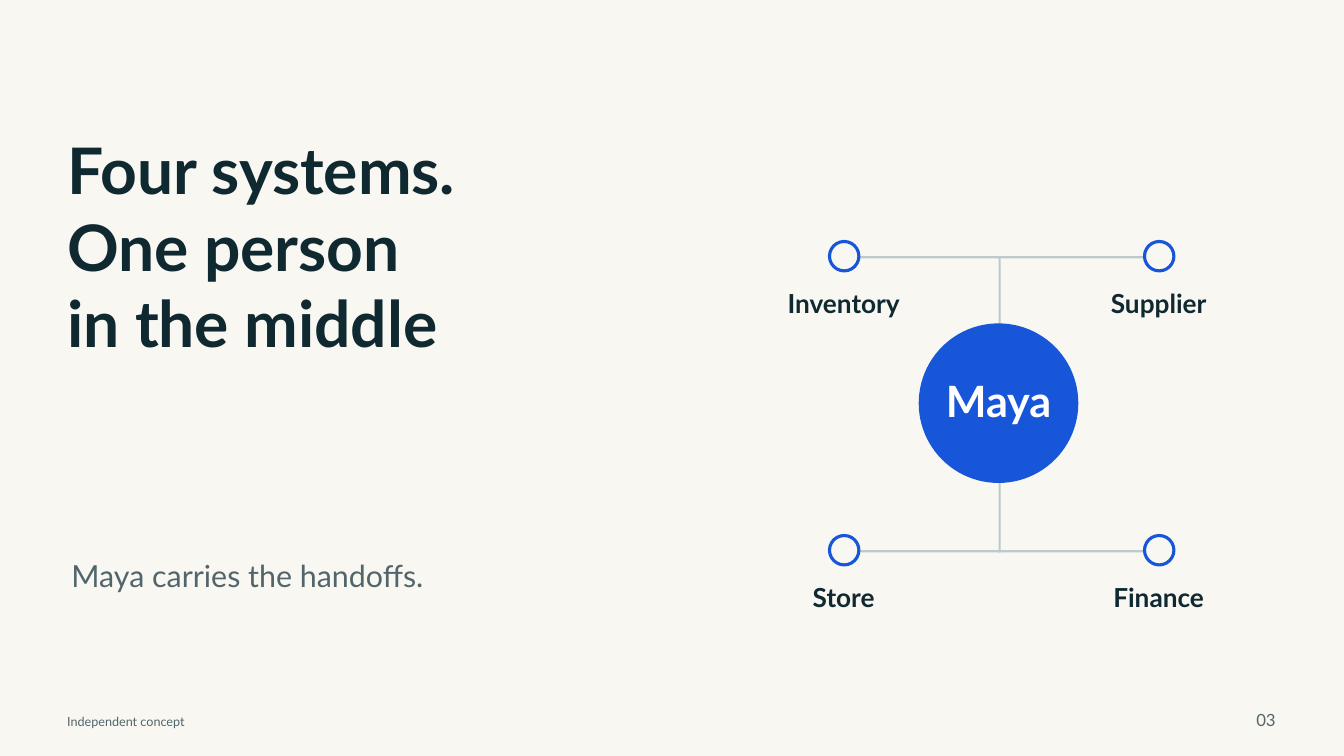
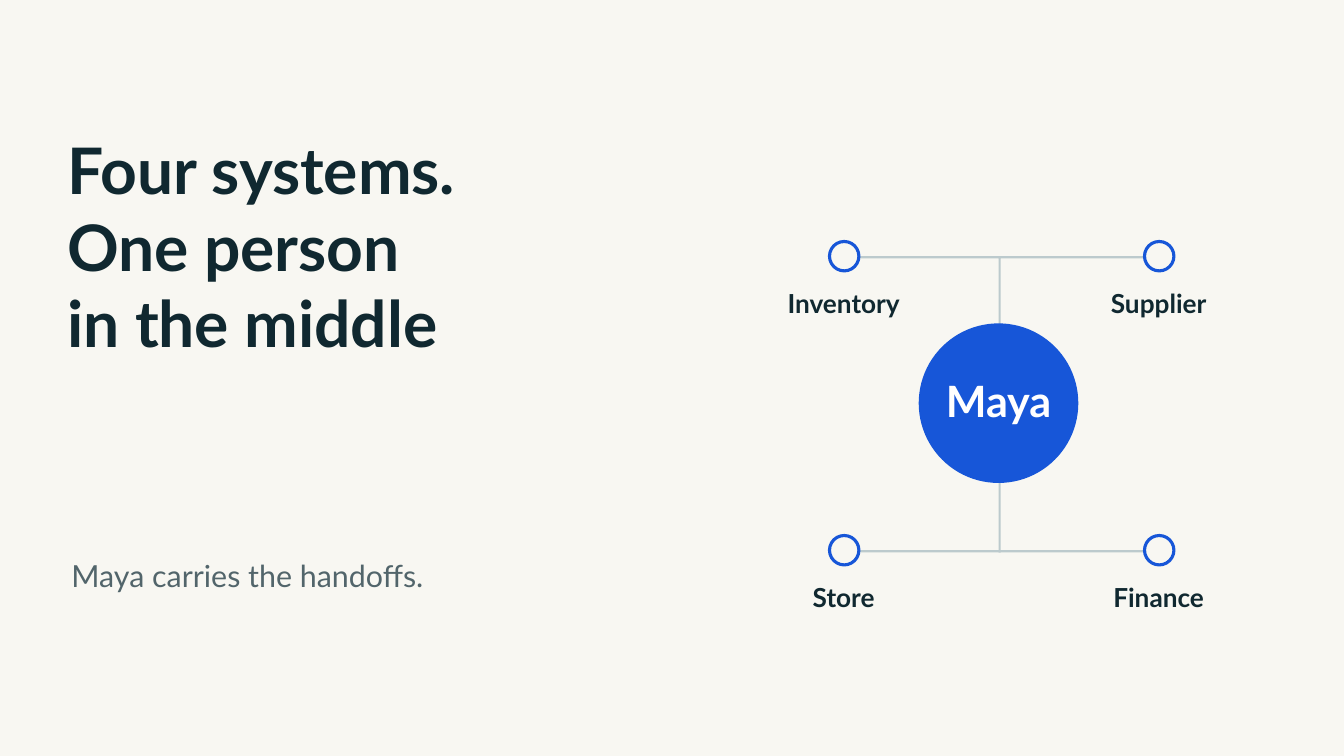
Before and after one commit to meobrien22/Meghan_Microsoft_Frontier_Portfolio, a slide deck: slide 3 of decks/frontier-customer/The-Promise-at-the-Other-End.pptx. Drawn at 1344x756 pixels with LibreOffice and Linux fonts; fonts in the diff are those of the drawing. Boxes give left, top, right and bottom in pixels: in the first picture for what was removed or moved away, otherwise in the second. Text is boxed around its words. In the diff, an @@ line names an element or a change of style, - is before the commit and + after.

```diff
--- a/decks/frontier-customer/The-Promise-at-the-Other-End.pptx
+++ b/decks/frontier-customer/The-Promise-at-the-Other-End.pptx
@@ text removed at [67,716,184,728] @@
-Independent concept
@@ text removed at [1256,714,1275,726] @@
-03
```
Also in this commit, not shown: 12 other slides changed, 1 slide removed, 27 other files.
